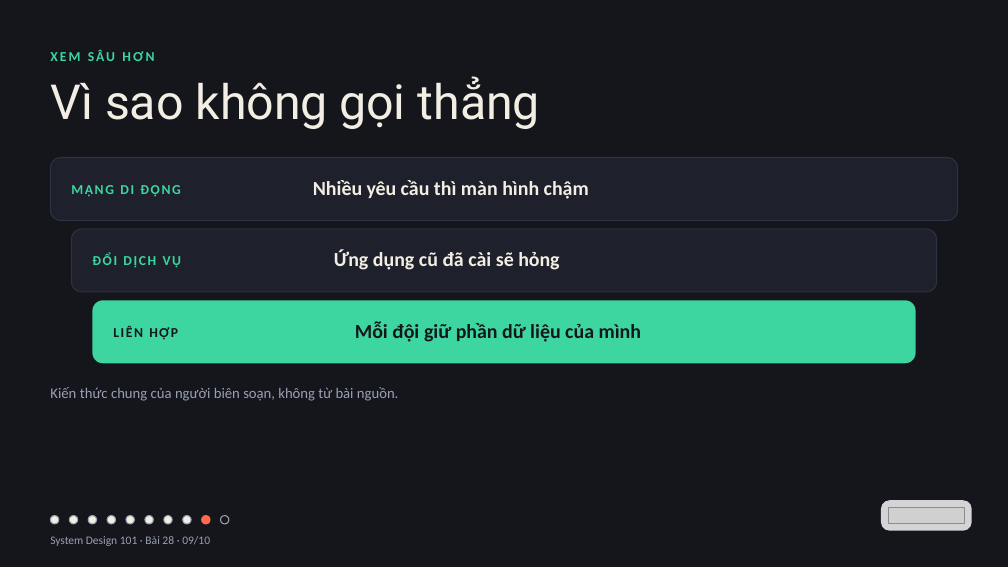
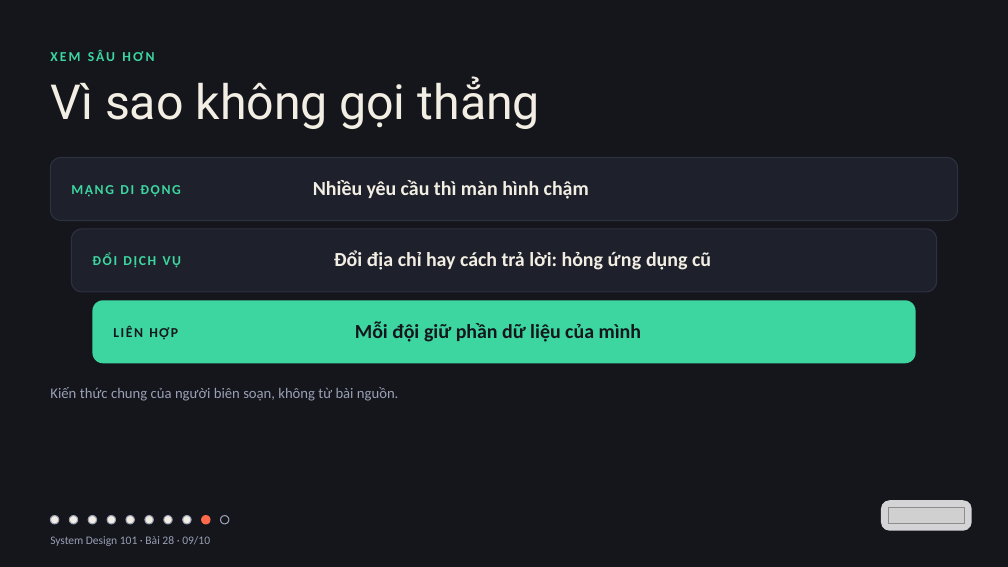
Before and after one commit to vohoailinh90/tool-marketing-studio, a slide deck: slide 9 of system-design-101/vi/lessons/sd-02-028/slides/sd-02-028.pptx. Drawn at 1008x567 pixels with LibreOffice and Linux fonts; fonts in the diff are those of the drawing; grey boxes stand for pictures. Boxes give left, top, right and bottom in pixels: in the first picture for what was removed or moved away, otherwise in the second. Text is boxed around its words. In the diff, an @@ line names an element or a change of style, - is before the commit and + after.

```diff
--- a/system-design-101/vi/lessons/sd-02-028/slides/sd-02-028.pptx
+++ b/system-design-101/vi/lessons/sd-02-028/slides/sd-02-028.pptx
@@ text at box(334, 250, 711, 270): text changed @@
-Ứng dụng cũ đã cài sẽ hỏng
+Đổi địa chỉ hay cách trả lời: hỏng ứng dụng cũ
```
Also in this commit, not shown: 1 other file.
